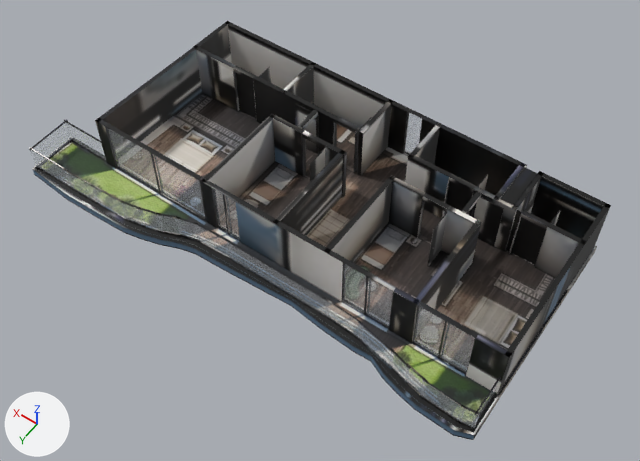
Two versions of the glTF model akasya-3d/kent-67/model.glb, one commit apart.
Rendered twice from a 50 mm lens placed at (-12.42, 16.44, 24.87), pointed at (-1.14, 0.65, 0.07). Arrows for +X, +Y and +Z are at lower left; the lights stay in place. The older version comes first. Where no turn or scale is listed for an object, it has been applied to the vertices. Vertices at exactly the same position are counted once.
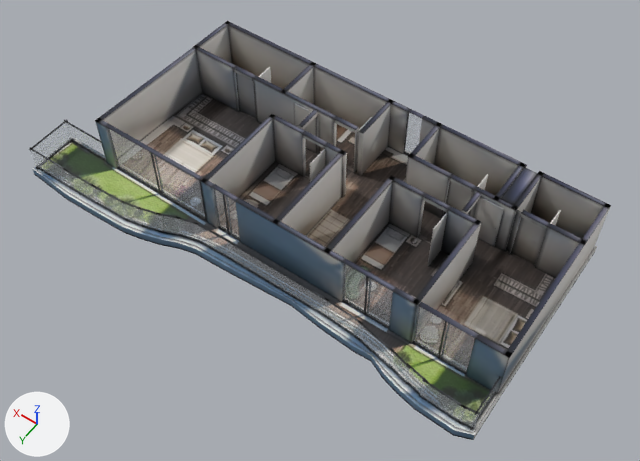
Location of each change, [x1, y1, x2, y2] in pixels of the pictures (640 x 461 px):
part 1 of me_mesh_0, reshaped: before [67, 114, 597, 438]; after [71, 124, 449, 395]
part 2 of me_mesh_0, surface changed: [29, 22, 611, 439] in both

The change in detail:
me_mesh_0 is used by ob_mesh_0; location (-9.45, 4.65, -0.36).
me_mesh_0 had 3327 vertices, 6108 faces and spanned x 0.0..18.9, y -9.1..0.0, z 0.0..2.6.
me_mesh_0 now has 2752 vertices, 4958 faces and spans x 0.0..18.9, y -9.1..0.0, z 0.0..2.6.
me_mesh_0 part 1: 9 vertices moved within x 2.6..16.7, y -7.2..-2.0, z 0.4; 575 vertices removed from x 0.0..16.8, y -9.1..-1.9, z 0.0..0.4.
me_mesh_0 part 2: 1618 kept faces spanning x 0.0..18.9, y -9.1..0.0, z 0.0..2.6 get new texture (UV) coordinates.
